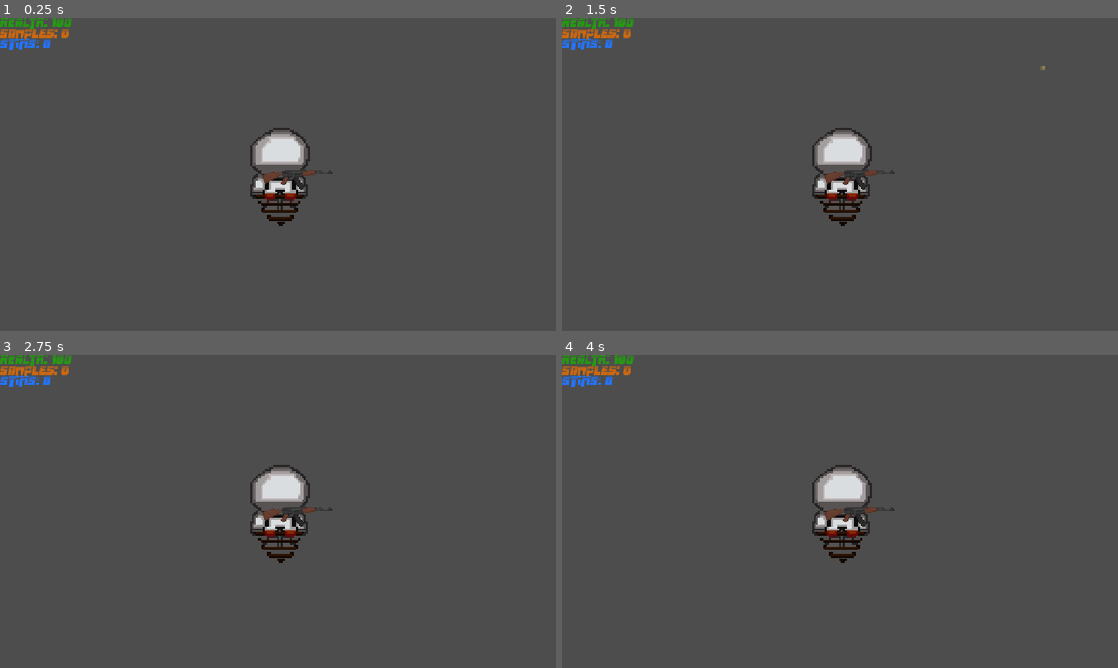
Above: before the commit, frames 1-4 (two rows, left to right).
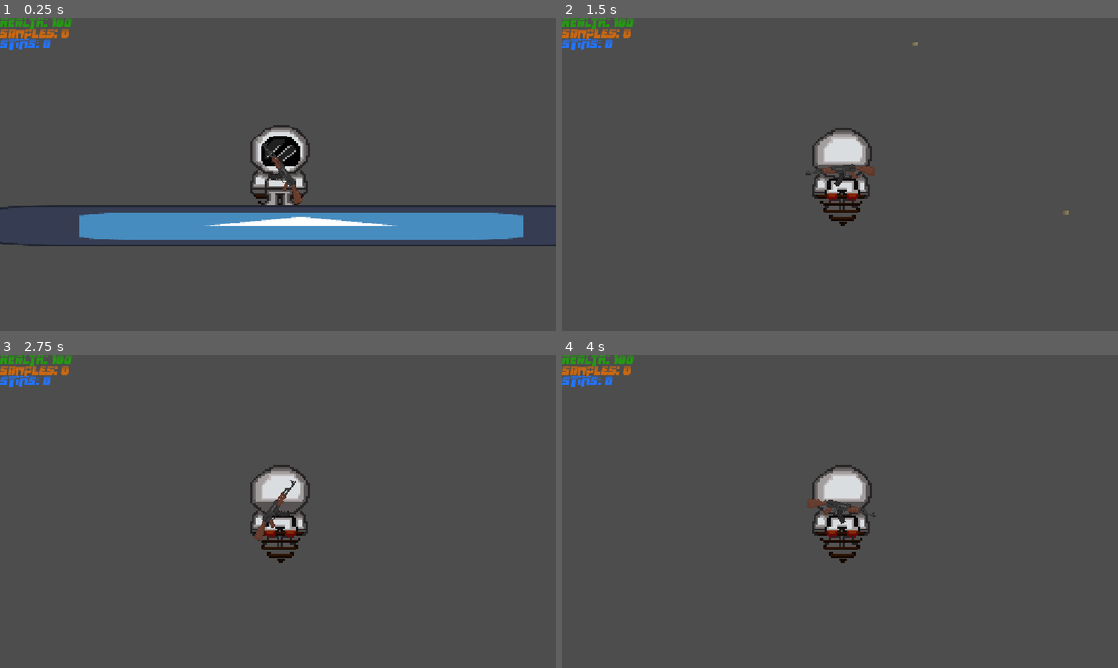
Above: after the commit, the same moments.

Repository: andreacisc/group3-2d-game
Game: Godot game, scene res://Level 3/level_3.tscn
Two runs of this game, one before a commit and one after it. Both use one fixed random seed, a clock stepped at 60 frames per second and the inputs below. The project has no main scene, so this scene is started directly. The engine's default icon, where the game draws it, is replaced by a stand-in: a white triangle on a blue panel in a dark square.
Inputs (mouse positions are in pixels of both pictures, inside the frame that each line leads up to):
- Up to frame 1 (0.25 s): no input
- Up to frame 2 (1.5 s): tap Enter (ui_accept) at 0.5, 1.25 s; move the mouse to (962, 158) at 0.52 s; press the mouse at (962, 158) at 0.53 s; hold D (move_right) from 0.53 s (still down); tap W (jump) at 0.77 s; move the mouse to (728, 190) at 1.27 s; release the mouse at (728, 190) at 1.28 s; click (728, 190) at 1.35 s
- Up to frame 3 (2.75 s): tap W (jump) at 1.52 s; move the mouse to (333, 442) at 2.02 s; release D (move_right) at 2.03 s; press the mouse at (333, 442) at 2.03 s; hold A (move_left) from 2.03 s (still down); tap Q (use_stim) at 2.1 s
- Up to frame 4 (4 s): tap Enter (ui_accept) at 2.75, 3.5 s; move the mouse to (812, 574) at 2.77 s; release A (move_left) at 2.78 s; release the mouse at (812, 574) at 2.78 s; hold D (move_right) from 2.78 s (still down); click (812, 574) at 2.85 s; tap W (jump) at 3.02, 3.77 s; move the mouse to (1006, 558) at 3.52 s; press the mouse at (1006, 558) at 3.53 s

The runs differ from the first frame. In frame 1, 10% of the frame differs, in the area x 0-100%, y 34-73%; in frame 2, 0.4%; in frame 3, 0.4%; in frame 4, 0.4%.

Commit message:
Cursor - Gun functionality
Player can now shoot via pointing cursor

Diff:
--- a/our-2d-game/Player/Player.tscn
+++ b/our-2d-game/Player/Player.tscn
@@ -1,10 +1,11 @@
-[gd_scene load_steps=23 format=3 uid="uid://bcas706dngqvo"]
+[gd_scene load_steps=26 format=3 uid="uid://bcas706dngqvo"]
 
 [ext_resource type="PackedScene" uid="uid://bs6vv1hq4jwch" path="res://Player/Bullet.tscn" id="2_8g4oa"]
 [ext_resource type="Script" uid="uid://betnsxa74vvh8" path="res://Player/player_physics.gd" id="2_ddoul"]
 [ext_resource type="Texture2D" uid="uid://bapsw8m8wxqed" path="res://Assets/astronaut/space man.png" id="3_8g4oa"]
 [ext_resource type="Texture2D" uid="uid://ceow3smnnfh67" path="res://Assets/Guns Update - V1.01/Guns/01 - Individual sprites/Guns/AK 47 [96x48].png" id="4_8g4oa"]
 [ext_resource type="FontFile" uid="uid://dp08aqtppd8ga" path="res://Assets/Fonts/Many Years Higher.ttf" id="4_ddoul"]
+[ext_resource type="Texture2D" uid="uid://654h0tf83i30" path="res://icon.svg" id="6_6ysni"]
 
 [sub_resource type="CapsuleShape2D" id="CapsuleShape2D_kpjcp"]
 radius = 13.0
@@ -133,6 +134,11 @@
 "speed": 12.0
 }]
 
+[sub_resource type="PhysicsMaterial" id="PhysicsMaterial_6ysni"]
+
+[sub_resource type="RectangleShape2D" id="RectangleShape2D_vlldt"]
+size = Vector2(337, 20)
+
 [node name="Node2D" type="Node2D"]
 
 [node name="Player_Physics" type="CharacterBody2D" parent="." groups=["player"]]
@@ -186,10 +192,25 @@
 theme_override_fonts/font = ExtResource("4_ddoul")
 theme_override_font_sizes/font_size = 25
 
-[node name="Gun" type="Sprite2D" parent="Player_Physics"]
-position = Vector2(13.125, 5.875001)
+[node name="Gun" type="Node2D" parent="Player_Physics"]
+
+[node name="Gun_image" type="Sprite2D" parent="Player_Physics/Gun"]
+position = Vector2(0, 4.7683716e-07)
 scale = Vector2(0.47656247, 0.4947917)
 texture = ExtResource("4_8g4oa")
 
 [node name="Marker2D" type="Marker2D" parent="Player_Physics/Gun"]
-position = Vector2(31.213116, -13.894737)
+position = Vector2(18, -3)
+scale = Vector2(0.47656247, 0.4947917)
+
+[node name="Floor" type="StaticBody2D" parent="."]
+physics_material_override = SubResource("PhysicsMaterial_6ysni")
+
+[node name="CollisionShape2D" type="CollisionShape2D" parent="Floor"]
+position = Vector2(11.5, 45)
+shape = SubResource("RectangleShape2D_vlldt")
+
+[node name="Sprite2D" type="Sprite2D" parent="Floor"]
+position = Vector2(11.500011, 45.5)
+scale = Vector2(2.6171875, 0.1640625)
+texture = ExtResource("6_6ysni")
--- a/our-2d-game/Player/player_physics.gd
+++ b/our-2d-game/Player/player_physics.gd
@@ -29,12 +29,18 @@
 var can_use_stim: bool = true
 
 # -------------------------
+# Internal offsets
+# -------------------------
+var muzzle_base_pos: Vector2
+
+# -------------------------
 # Ready
 # -------------------------
 func _ready():
 	update_UI()
 	jump_count = 0
 	current_ammo = mag_size
+	muzzle_base_pos = $Gun/Marker2D.position
 
 # -------------------------
 # UI Updates
@@ -103,6 +109,23 @@
 		use_stim()
 
 # -------------------------
+# Gun Aiming (Cursor Follow)
+# -------------------------
+func _process(_delta: float) -> void:
+	var mouse_pos = get_global_mouse_position()
+	var dir = (mouse_pos - $Gun.global_position).normalized()
+	$Gun.rotation = dir.angle()
+
+	# Flip the gun sprite vertically when aiming left
+	$Gun/Gun_image.flip_v = dir.x < 0
+
+	# Mirror the muzzle marker vertically when the sprite is flipped
+	if $Gun/Gun_image.flip_v:
+		$Gun/Marker2D.position = Vector2(muzzle_base_pos.x, -muzzle_base_pos.y)
+	else:
+		$Gun/Marker2D.position = muzzle_base_pos
+
+# -------------------------
 # Shooting Functions
 # -------------------------
 func shoot():
@@ -111,9 +134,9 @@
 		return
 
 	var bullet = BulletScene.instantiate()
-	bullet.global_position = global_position
-	# Fire in facing direction (flip_h controls facing)
-	bullet.direction = Vector2.RIGHT if $Player_Sprite.flip_h == false else Vector2.LEFT
+	bullet.global_position = $Gun/Marker2D.global_position  # Marker2D at gun muzzle
+	var dir = (get_global_mouse_position() - bullet.global_position).normalized()
+	bullet.direction = dir
 	bullet.shooter = self   # set shooter reference
 	get_parent().add_child(bullet)
 
Binary file changed: our-2d-game/Assets/Guns Update - V1.01/Guns/01 - Individual sprites/Guns/AK 47 [96x48].png
